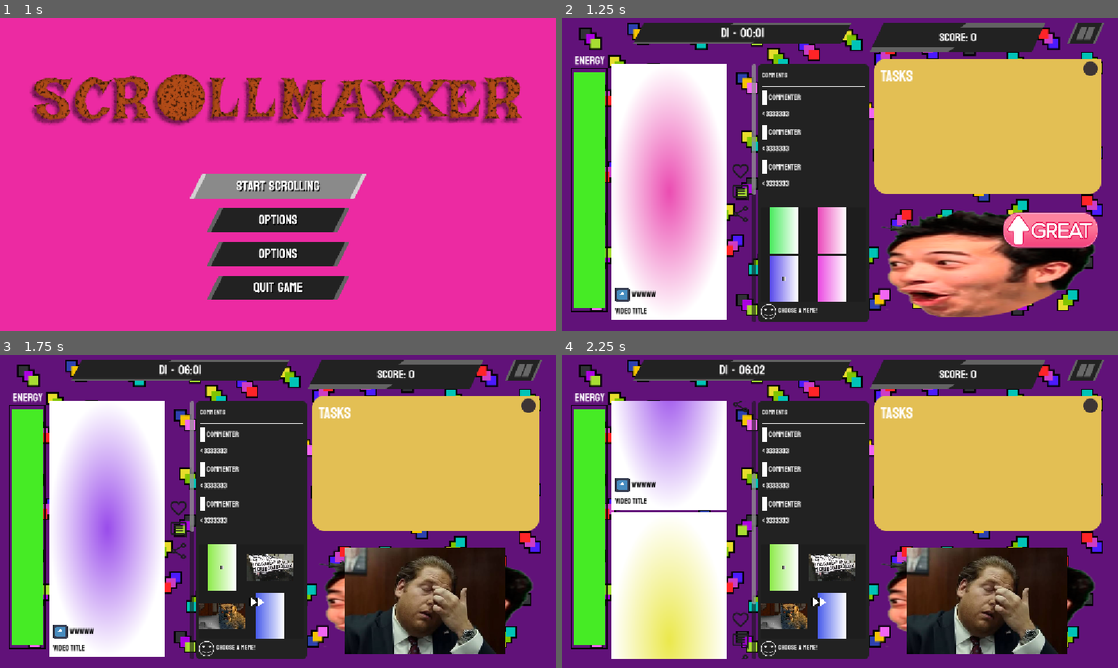
Above: before the commit, frames 1-4 (two rows, left to right).
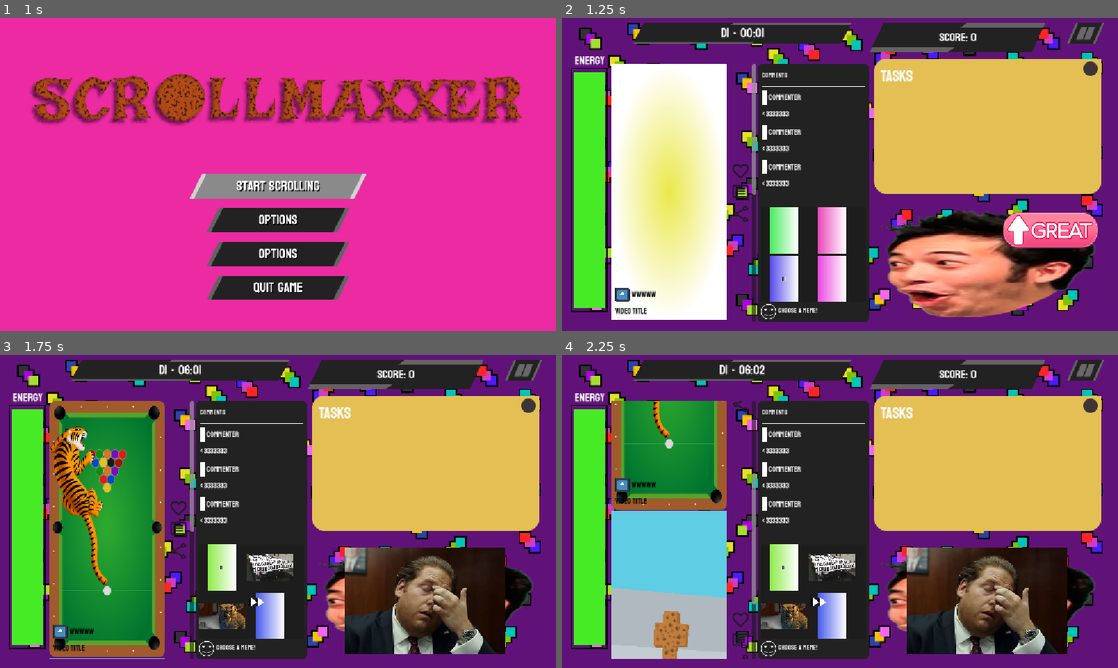
Above: after the commit, the same moments.

Repository: shi-reker/ScrollMaxxer
Game: Godot game, scene res://Scenes/main_menu.tscn
Same seed, same stepped clock (60 frames per second), same inputs: the game is played once before the commit and once after it. The engine's default icon, where the game draws it, is replaced by a stand-in: a white triangle on a blue panel in a dark square. Sound files missing from this copy of the repository are replaced by a short silence.
Inputs (mouse positions are in pixels of both pictures, inside the frame that each line leads up to):
- Up to frame 1 (1 s): click (278, 187) at 0.5 s
- Up to frame 2 (1.25 s): no input
- Up to frame 3 (1.75 s): click (222, 567) at 1.25 s
- Up to frame 4 (2.25 s): click (834, 567) at 2 s

Frame 1 is identical in both runs. In frame 2, 9.4% of the frame differs, in the area x 10-28%, y 21-90%; in frame 3, 17%; in frame 4, 17%, in the area x 8-30%, y 14-98%.

Commit message:
content & memes implemented in code

Diff:
--- a/assets/temp_content_sprite.tres
+++ b/assets/temp_content_sprite.tres
@@ -1,8 +1,5 @@
 [gd_resource type="GradientTexture2D" format=3 uid="uid://bdtxubpj2gsv0"]
 
-[sub_resource type="Gradient" id="Gradient_mj5aw"]
-
 [resource]
-gradient = SubResource("Gradient_mj5aw")
 width = 320
 height = 535
--- /dev/null
+++ b/resources/contents/comment-type_01.tres
@@ -0,0 +1,10 @@
+[gd_resource type="Resource" script_class="ContentStats" format=3 uid="uid://d006r8fxrjj8y"]
+
+[ext_resource type="Script" uid="uid://ndmawvh5mick" path="res://scripts/contents/content_stats.gd" id="1_uva75"]
+[ext_resource type="Texture2D" uid="uid://bbnm5smyq7g4a" path="res://assets/contents/comment-type_01.png" id="2_uva75"]
+
+[resource]
+script = ExtResource("1_uva75")
+code = 6
+texture = ExtResource("2_uva75")
+metadata/_custom_type_script = "uid://ndmawvh5mick"
--- /dev/null
+++ b/resources/contents/cookieng.tres
@@ -0,0 +1,10 @@
+[gd_resource type="Resource" script_class="ContentStats" format=3 uid="uid://cmcue6vpcm5tw"]
+
+[ext_resource type="Script" uid="uid://ndmawvh5mick" path="res://scripts/contents/content_stats.gd" id="1_cs3dc"]
+[ext_resource type="Texture2D" uid="uid://b3t4lx4rqx3a" path="res://assets/contents/cookieng.png" id="2_cs3dc"]
+
+[resource]
+script = ExtResource("1_cs3dc")
+code = 2
+texture = ExtResource("2_cs3dc")
+metadata/_custom_type_script = "uid://ndmawvh5mick"
--- /dev/null
+++ b/resources/contents/cookiety.tres
@@ -0,0 +1,10 @@
+[gd_resource type="Resource" script_class="ContentStats" format=3 uid="uid://bgxq2kfshxkfj"]
+
+[ext_resource type="Script" uid="uid://ndmawvh5mick" path="res://scripts/contents/content_stats.gd" id="1_42ni1"]
+[ext_resource type="Texture2D" uid="uid://56qfdjh4iktl" path="res://assets/contents/cookiety.png" id="2_42ni1"]
+
+[resource]
+script = ExtResource("1_42ni1")
+code = 3
+texture = ExtResource("2_42ni1")
+metadata/_custom_type_script = "uid://ndmawvh5mick"
--- /dev/null
+++ b/resources/contents/hu_hu_sheng_wei.tres
@@ -0,0 +1,10 @@
+[gd_resource type="Resource" script_class="ContentStats" format=3 uid="uid://c50ui7y0ykukl"]
+
+[ext_resource type="Script" uid="uid://ndmawvh5mick" path="res://scripts/contents/content_stats.gd" id="1_1bn2f"]
+[ext_resource type="Texture2D" uid="uid://040tirjhtkyi" path="res://assets/contents/HHSW.png" id="2_1bn2f"]
+
+[resource]
+script = ExtResource("1_1bn2f")
+code = 6
+texture = ExtResource("2_1bn2f")
+metadata/_custom_type_script = "uid://ndmawvh5mick"
--- /dev/null
+++ b/resources/contents/mesmerizer.tres
@@ -0,0 +1,10 @@
+[gd_resource type="Resource" script_class="ContentStats" format=3 uid="uid://qq5pr8dm23xi"]
+
+[ext_resource type="Script" uid="uid://ndmawvh5mick" path="res://scripts/contents/content_stats.gd" id="1_cr2qg"]
+[ext_resource type="Texture2D" uid="uid://cm36py4iqyhhu" path="res://assets/contents/mesmerizer.png" id="2_cr2qg"]
+
+[resource]
+script = ExtResource("1_cr2qg")
+code = 4
+texture = ExtResource("2_cr2qg")
+metadata/_custom_type_script = "uid://ndmawvh5mick"
--- /dev/null
+++ b/resources/contents/sylphycookie.tres
@@ -0,0 +1,11 @@
+[gd_resource type="Resource" script_class="ContentStats" format=3 uid="uid://cwtiup0hj2vw6"]
+
+[ext_resource type="Script" uid="uid://ndmawvh5mick" path="res://scripts/contents/content_stats.gd" id="1_bjd08"]
+[ext_resource type="Texture2D" uid="uid://djyum3few8en5" path="res://assets/contents/sylphycookie.png" id="2_bjd08"]
+
+[resource]
+script = ExtResource("1_bjd08")
+code = 5
+genre = 2
+texture = ExtResource("2_bjd08")
+metadata/_custom_type_script = "uid://ndmawvh5mick"
--- /dev/null
+++ b/resources/memes/local_bars.tres
@@ -0,0 +1,12 @@
+[gd_resource type="Resource" script_class="MemeStats" format=3 uid="uid://bbheamx102jdu"]
+
+[ext_resource type="Script" uid="uid://c4ihs3gryf5a1" path="res://scripts/memes/meme_stats.gd" id="1_ss1i5"]
+[ext_resource type="Texture2D" uid="uid://c0kbd4q88fbh0" path="res://assets/memes/local bars.png" id="2_kg2m4"]
+
+[resource]
+script = ExtResource("1_ss1i5")
+code = 5
+emo = 1
+genre = 2
+texture = ExtResource("2_kg2m4")
+metadata/_custom_type_script = "uid://c4ihs3gryf5a1"
--- a/scripts/autoloads/enums.gd
+++ b/scripts/autoloads/enums.gd
@@ -18,7 +18,7 @@
 enum Meme {
 	TEN_OF_TEN, TAI_LUNG, ANGRY_RED_FACE,
 	ANIME_LIKE1,ANIME_DISLIKE1,
-	DUMMY_MEME_01, DUMMY_MEME_02, DUMMY_MEME_03, DUMMY_MEME_04, DUMMY_MEME_05,
+	LOCALBARS, DUMMY_MEME_02, DUMMY_MEME_03, DUMMY_MEME_04, DUMMY_MEME_05,
 	DUMMY_MEME_06, DUMMY_MEME_07, DUMMY_MEME_08, DUMMY_MEME_09, DUMMY_MEME_10,
 	DUMMY_MEME_11, DUMMY_MEME_12, DUMMY_MEME_13, DUMMY_MEME_14, DUMMY_MEME_15,
 	DUMMY_MEME_16, DUMMY_MEME_17, DUMMY_MEME_18, DUMMY_MEME_19, DUMMY_MEME_20,
@@ -27,11 +27,12 @@
 enum Content {
 	CAT_VET,
 	JJK_SLANDER,
-	BLUE,
-	RED,
-	ORANGE,
-	GREY,
-	DUMMY_CONTENT_01, DUMMY_CONTENT_02, DUMMY_CONTENT_03, DUMMY_CONTENT_04, DUMMY_CONTENT_05,
+	COOKIENG,
+	COOKIETY,
+	MESMERIZER,
+	SYLPHHYCOOKIE,
+	HUHUSHENGWEI,
+	COMMENTTYPE_01, DUMMY_CONTENT_02, DUMMY_CONTENT_03, DUMMY_CONTENT_04, DUMMY_CONTENT_05,
 	DUMMY_CONTENT_06, DUMMY_CONTENT_07, DUMMY_CONTENT_08, DUMMY_CONTENT_09, DUMMY_CONTENT_10,
 	DUMMY_CONTENT_11, DUMMY_CONTENT_12, DUMMY_CONTENT_13, DUMMY_CONTENT_14, DUMMY_CONTENT_15,
 	DUMMY_CONTENT_16, DUMMY_CONTENT_17, DUMMY_CONTENT_18, DUMMY_CONTENT_19, DUMMY_CONTENT_20
@@ -40,11 +41,12 @@
 var content_resource: Dictionary[Enums.Content, ContentStats] = {
 	Content.CAT_VET: preload("res://resources/contents/cat_vet.tres"),
 	Content.JJK_SLANDER: preload("res://resources/contents/jjk_slander.tres"),
-	Content.BLUE: preload("res://resources/contents/blue.tres"),
-	Content.RED: preload("res://resources/contents/red.tres"),
-	Content.ORANGE: preload("res://resources/contents/orange.tres"),
-	Content.GREY: preload("res://resources/contents/grey.tres"),
-	Content.DUMMY_CONTENT_01: preload("res://resources/contents/dummy_content_01.tres"),
+	Content.COOKIENG: preload("res://resources/contents/cookieng.tres"),
+	Content.COOKIETY: preload("res://resources/contents/cookiety.tres"),
+	Content.MESMERIZER: preload("res://resources/contents/mesmerizer.tres"),
+	Content.SYLPHHYCOOKIE: preload("res://resources/contents/sylphycookie.tres"),
+	Content.HUHUSHENGWEI: preload("res://resources/contents/hu_hu_sheng_wei.tres"),
+	Content.COMMENTTYPE_01: preload("res://resources/contents/comment-type_01.tres"),
 	Content.DUMMY_CONTENT_02: preload("res://resources/contents/dummy_content_02.tres"),
 	Content.DUMMY_CONTENT_03: preload("res://resources/contents/dummy_content_03.tres"),
 	Content.DUMMY_CONTENT_04: preload("res://resources/contents/dummy_content_04.tres"),
@@ -72,7 +74,7 @@
 	Meme.ANGRY_RED_FACE: preload("res://resources/memes/angry_red_face.tres"),
 	Meme.ANIME_LIKE1: preload("res://resources/memes/anime_like1.tres"),
 	Meme.ANIME_DISLIKE1: preload("res://resources/memes/anime_dislike1.tres"),
-	Meme.DUMMY_MEME_01: preload("res://resources/memes/dummy_meme_01.tres"),
+	Meme.LOCALBARS: preload("res://resources/memes/local_bars.tres"),
 	Meme.DUMMY_MEME_02: preload("res://resources/memes/dummy_meme_02.tres"),
 	Meme.DUMMY_MEME_03: preload("res://resources/memes/dummy_meme_03.tres"),
 	Meme.DUMMY_MEME_04: preload("res://resources/memes/dummy_meme_04.tres"),
Binary file added: assets/contents/HHSW.png
Not shown, added: assets/contents/HHSW.png.import
Renamed: assets/comment-type content.png -> assets/contents/comment-type_01.png
Not shown, added: assets/contents/comment-type_01.png.import
Not shown, added: assets/contents/cookieng.png.import
Not shown, added: assets/contents/cookiety.png.import
Renamed: assets/mesmerizer meme.png -> assets/contents/mesmerizer.png
Not shown, changed: assets/contents/mesmerizer.png.import
Not shown, changed: assets/contents/sylphycookie.png.import
Not shown, added: assets/memes/apalahkie.png.import
Not shown, added: assets/memes/cracked.png.import
Binary file added: assets/memes/local bars.png
(and 2 more such lines)
